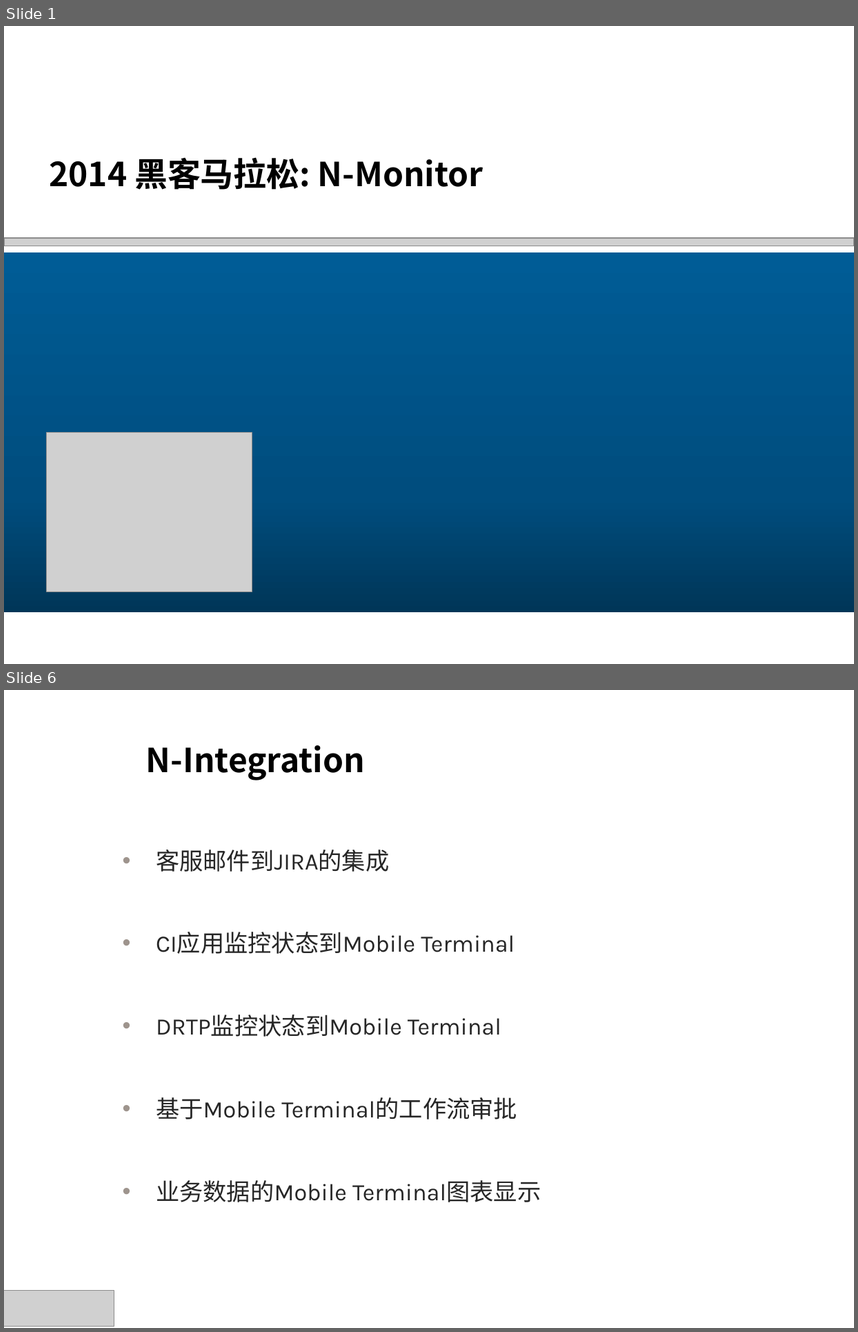
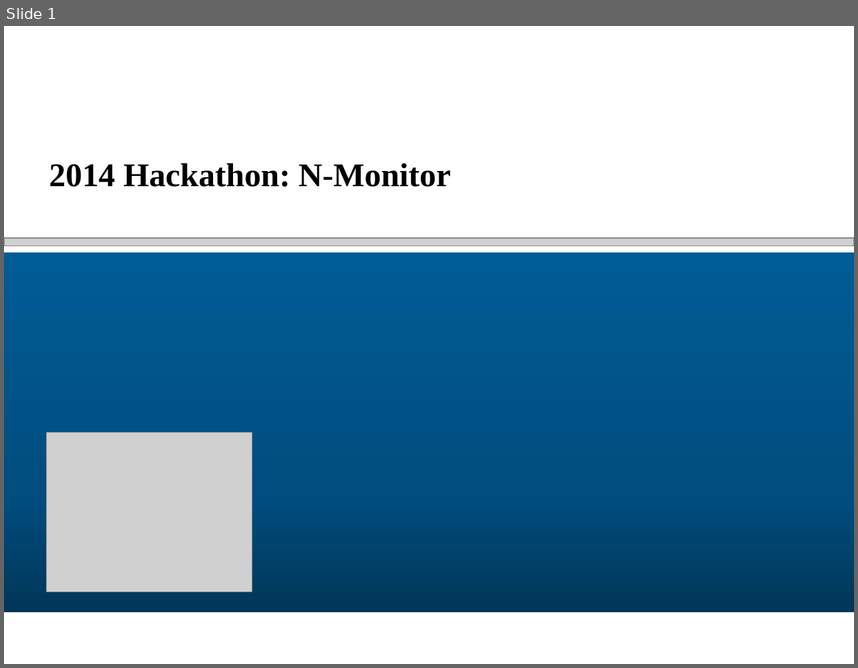
Before and after one commit to glenlivet/NRLP, a slide deck: 2014黑客马拉松_N-Monitor.pptx. Shown one above the other, each under a label of ours: slides 1 and 6 before the commit, slide 1 after it; the slides between them are not shown. The pictures are 858x1332 and 858x668 pixels, drawn with LibreOffice and Linux fonts; fonts in the diff are those of the drawing; grey boxes stand for pictures; background and template pictures are left out. Boxes give left, top, right and bottom in pixels: in the first picture for what was removed or moved away, otherwise in the second. Text is boxed around its words. In the diff, an @@ line names an element or a change of style, - is before the commit and + after.

```diff
--- a/2014黑客马拉松_N-Monitor.pptx
+++ b/2014黑客马拉松_N-Monitor.pptx
@@ slide 6 removed at bbox=[4, 690, 854, 1328], background #FFFFFF @@
@@ text removed at bbox=[146, 745, 365, 780] @@
-N-Integration
@@ text removed at bbox=[156, 849, 541, 1202] @@
-  • 客服邮件到JIRA的集成
-  • CI应用监控状态到Mobile Terminal
-  • DRTP监控状态到Mobile Terminal
-  • 基于Mobile Terminal的工作流审批
-  • 业务数据的Mobile Terminal图表显示
@@ picture removed at bbox=[4, 1290, 114, 1327] @@
@@ slide 1 changed as well @@
@@ title at bbox=[49, 163, 451, 187]: text changed; font Noto Sans CJK SC to Times New Roman @@
-2014 黑客马拉松: N-Monitor
+2014 Hackathon: N-Monitor
```
Also in this commit, not shown: 1 other slide changed, 6 slides added, 6 other slides removed, 9 other files.
